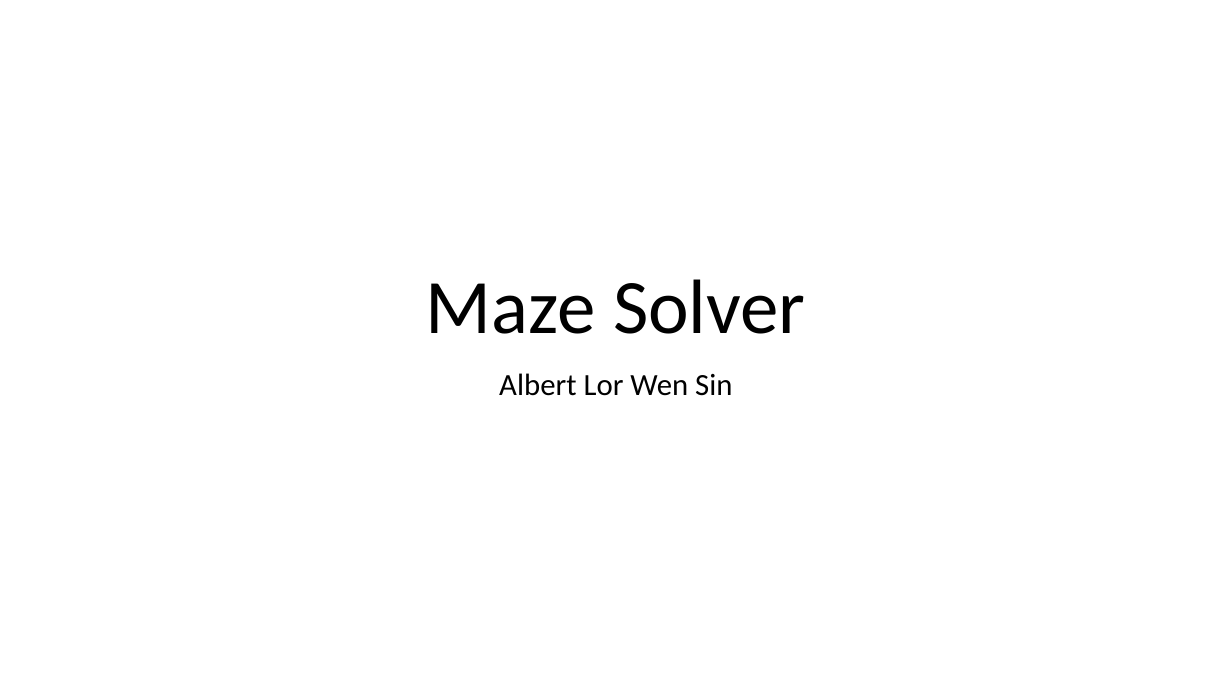
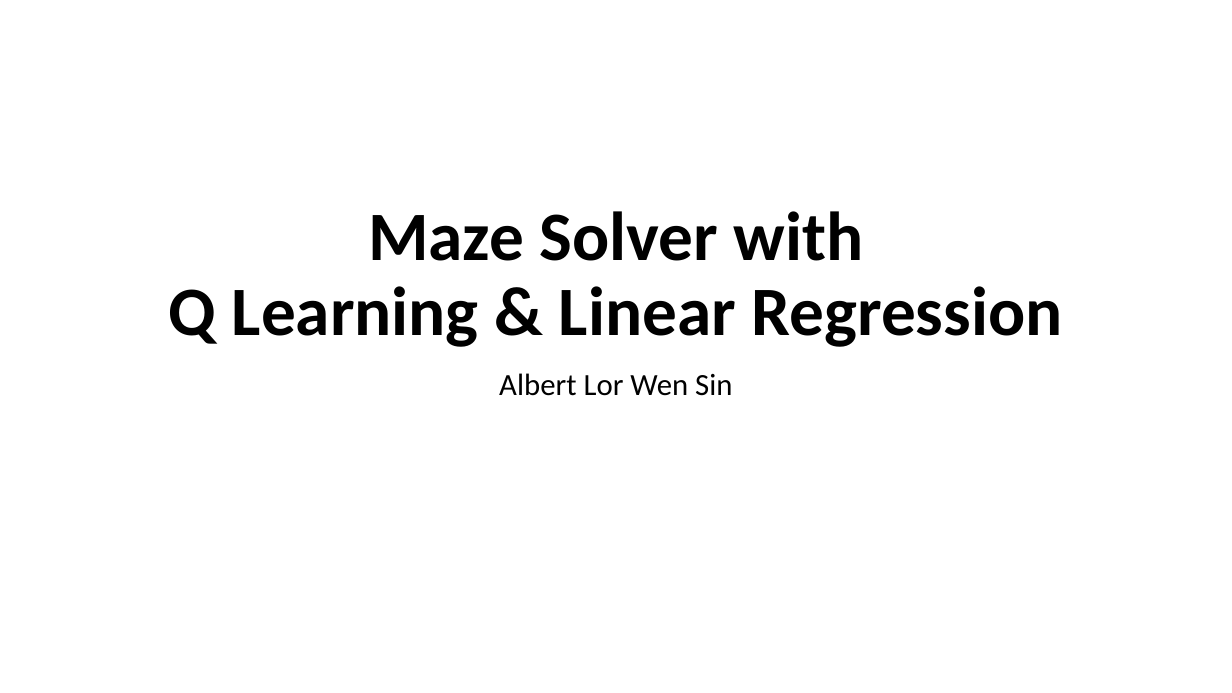
Before and after one commit to Albertlor/maze_solver, a slide deck: slide 1 of maze_solver.pptx. Drawn at 1232x693 pixels with LibreOffice and Linux fonts; fonts in the diff are those of the drawing. Boxes give left, top, right and bottom in pixels: in the first picture for what was removed or moved away, otherwise in the second. Text is boxed around its words. In the diff, an @@ line names an element or a change of style, - is before the commit and + after.

```diff
--- a/maze_solver.pptx
+++ b/maze_solver.pptx
@@ title at (x1=169, y1=211, x2=1063, y2=347): text changed; size 60 to 54 pt; bold on @@
-Maze Solver
+Maze Solver with
+Q Learning & Linear Regression
```
Also in this commit, not shown: 2 other slides changed, 3 slides added, 1 slide removed, 3 other files.
